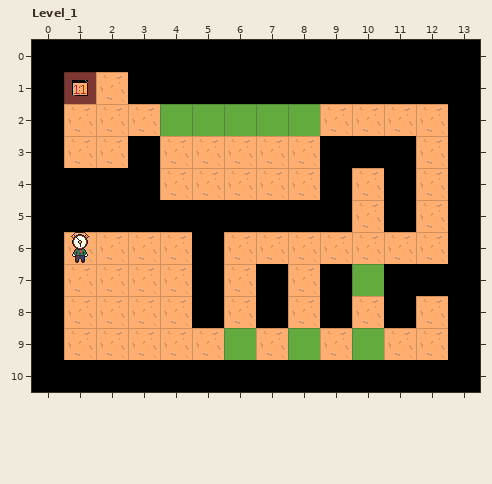
Level history. LDtk project: public/assets/Clockworld.ldtk. The picture above was drawn from the file before the commit.
Cells are 32x32 px. Shown: Level_1 x 0..13, y 0..10. The commit also changed other parts of the map, which this record leaves out.
New version:
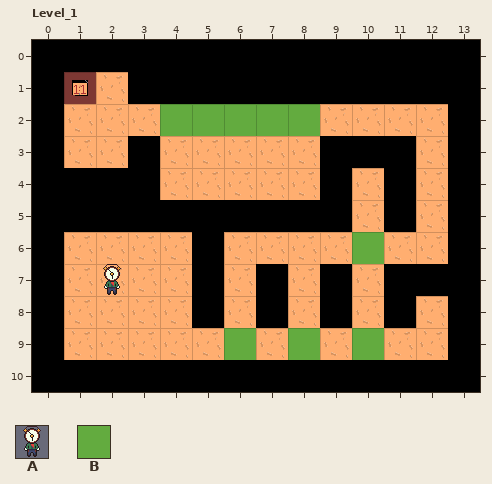
Key: from "Clockworld": A 0, B 2.
Objects are placed by their top-left corner, in cells (3,4 is the top-left corner of cell 3,4); size is 1x1 cell unless given.
Commit: Move player spawns on some levels, to prevent spawning into walls
Edits made:
Layer "Entities":
Object A "Player" at 1,6 becomes A "Player" at 2,7.
A new object: B "MovingObstacle" at 10,6.
Object B "MovingObstacle" at 10,7 is removed.
Boxes around the changes in both pictures, in picture pixels (x1, y1, x2, y2):
changed: (71, 232, 121, 295)
changed: (352, 232, 384, 296)
